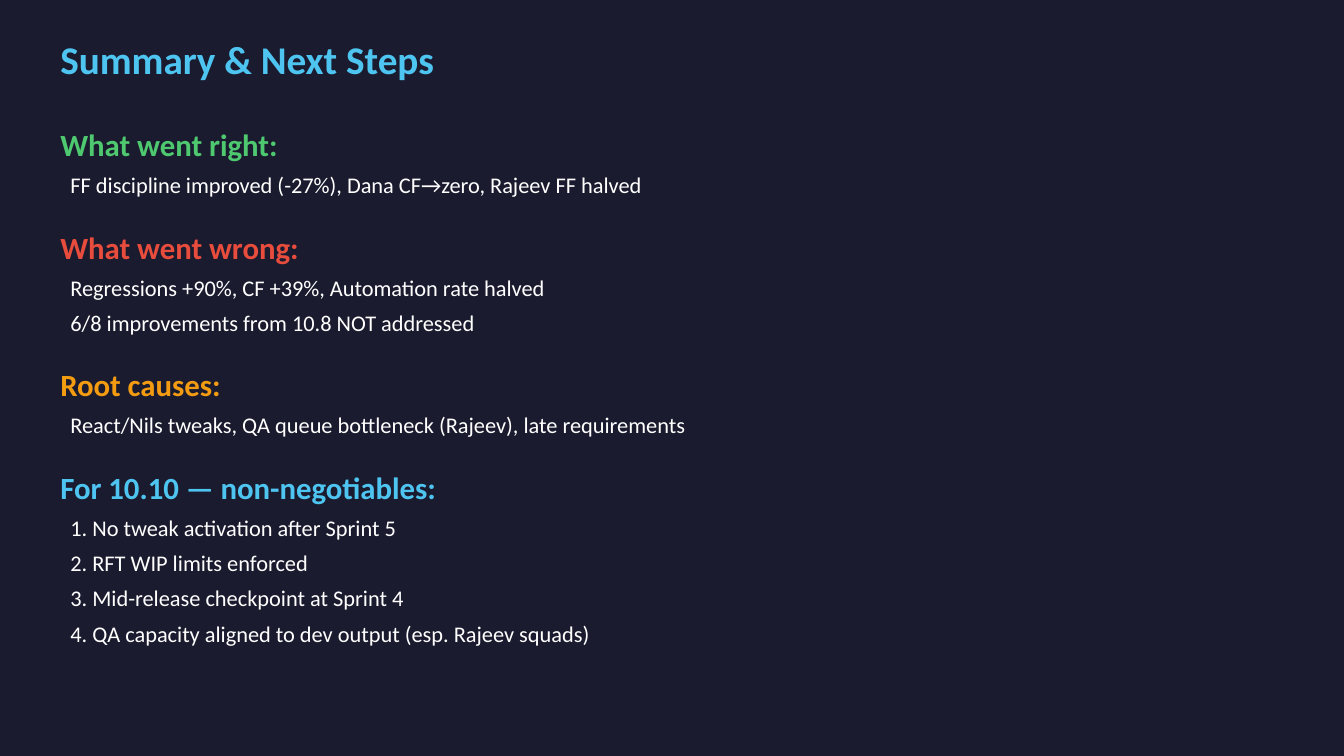
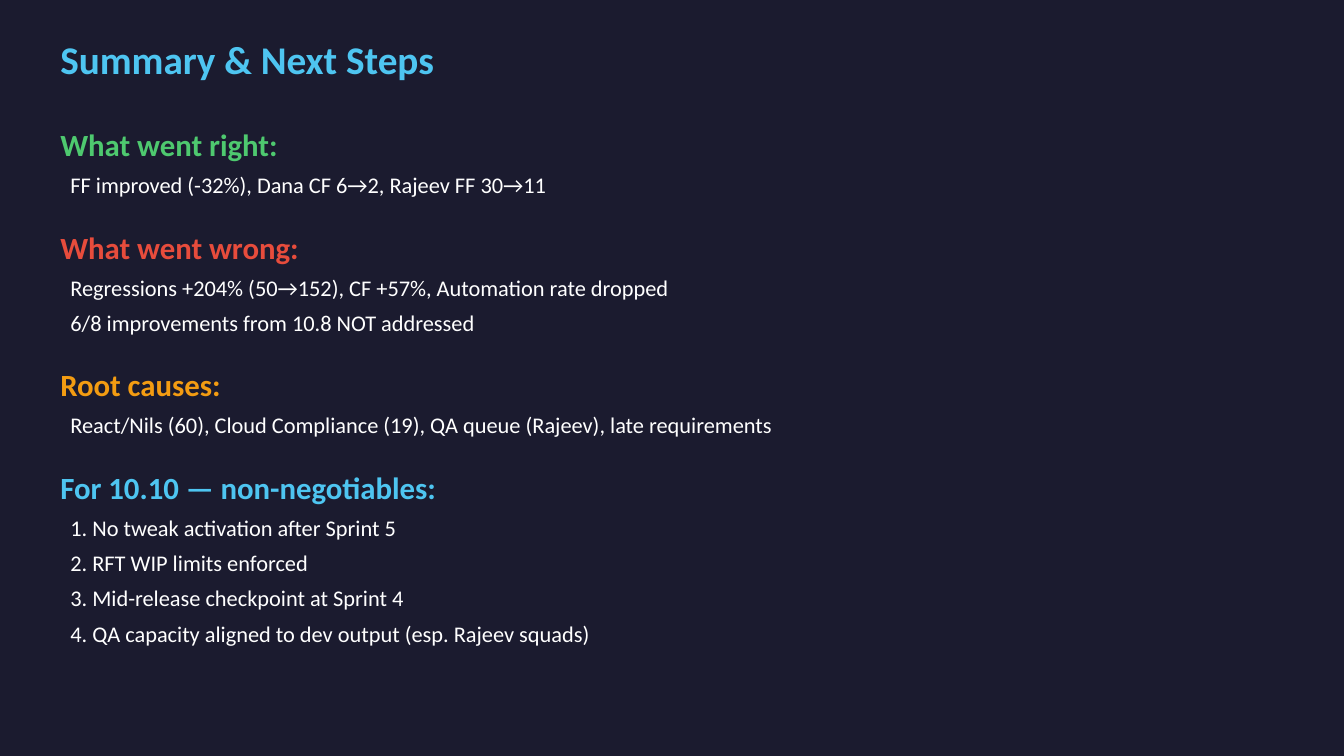
Before and after one commit to sandra-biton/retro, a slide deck: slide 26 of retro_109_presentation.pptx. Drawn at 1344x756 pixels with LibreOffice and Linux fonts; fonts in the diff are those of the drawing. Boxes give left, top, right and bottom in pixels: in the first picture for what was removed or moved away, otherwise in the second. Text is boxed around its words. In the diff, an @@ line names an element or a change of style, - is before the commit and + after.

```diff
--- a/retro_109_presentation.pptx
+++ b/retro_109_presentation.pptx
@@ text at bbox=[70, 177, 547, 197]: text changed @@
-FF discipline improved (-27%), Dana CF→zero, Rajeev FF halved
+FF improved (-32%), Dana CF 6→2, Rajeev FF 30→11
@@ text at bbox=[70, 280, 668, 300]: text changed @@
-Regressions +90%, CF +39%, Automation rate halved
+Regressions +204% (50→152), CF +57%, Automation rate dropped
@@ text at bbox=[70, 417, 772, 437]: text changed @@
-React/Nils tweaks, QA queue bottleneck (Rajeev), late requirements
+React/Nils (60), Cloud Compliance (19), QA queue (Rajeev), late requirements
```
Also in this commit, not shown: 10 other slides changed, 1 other file.
